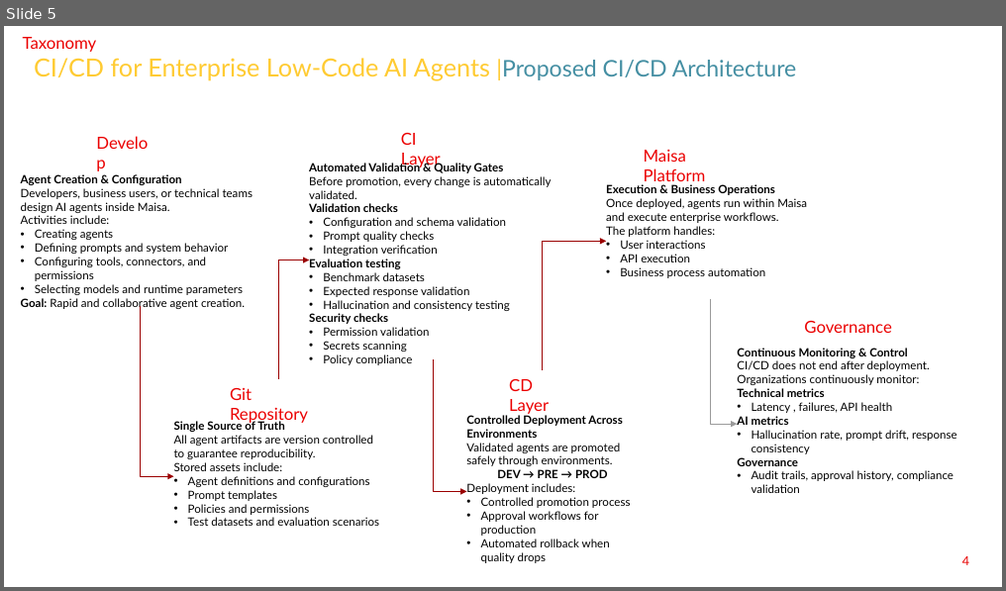
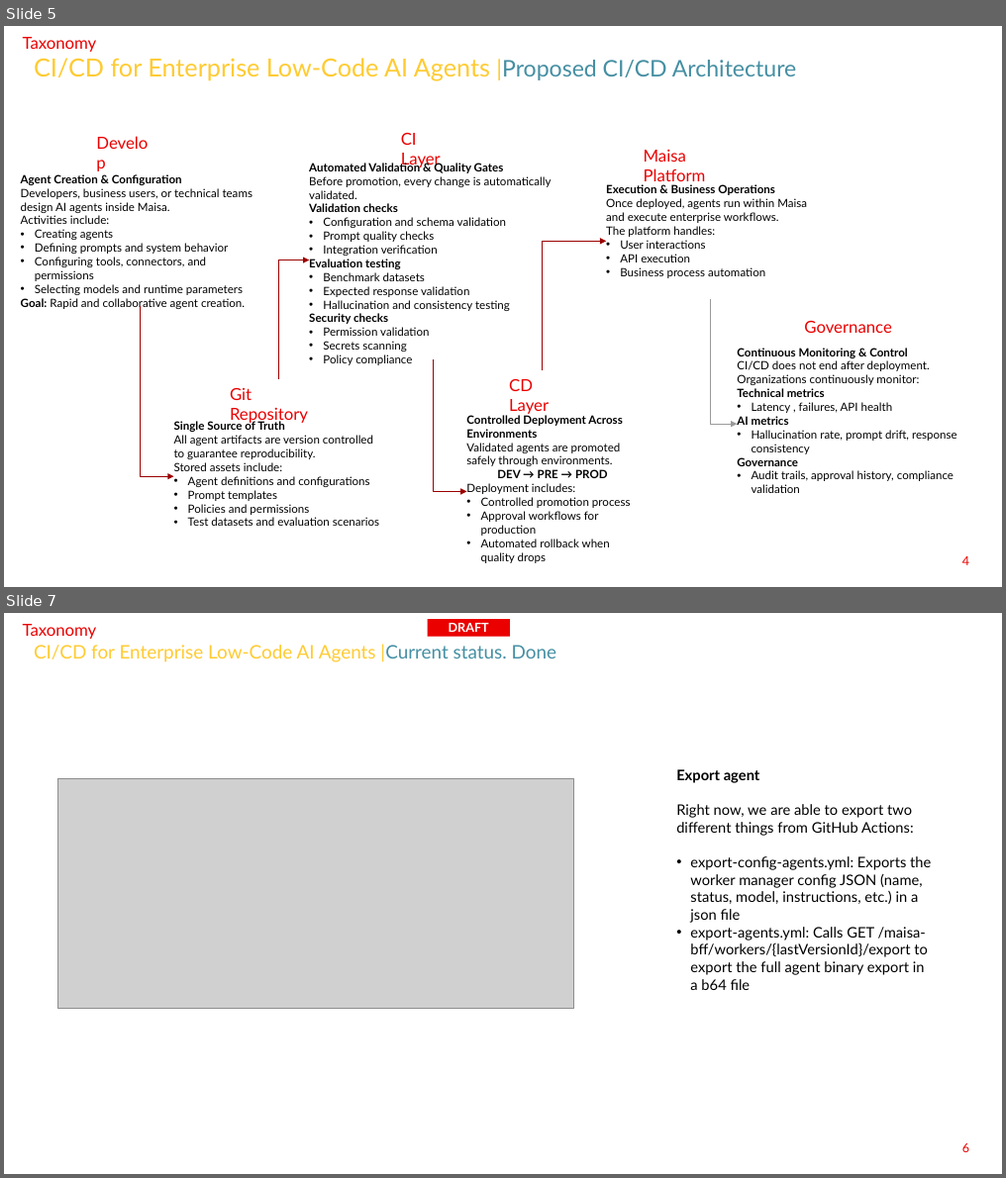
Before and after one commit to amanerog/template_santander_maisa, a slide deck: SAN - CICD.pptx. Shown one above the other, each under a label of ours: slide 5 before the commit, slides 5 and 7 after it; the slides between them are not shown. The pictures are 1006x591 and 1006x1178 pixels, drawn with LibreOffice and Linux fonts; fonts in the diff are those of the drawing; grey boxes stand for pictures; background and template pictures are left out. Boxes give left, top, right and bottom in pixels: in the first picture for what was removed or moved away, otherwise in the second. Text is boxed around its words. In the diff, an @@ line names an element or a change of style, - is before the commit and + after.

```diff
--- a/SAN - CICD.pptx
+++ b/SAN - CICD.pptx
@@ slide 7 added at (x1=4, y1=613, x2=1002, y2=1174), background #FFFFFF; not listed: 1 template element that a slide beside it also shows @@
@@ text added at (x1=23, y1=624, x2=97, y2=639), 16 pt, text #EB0000 @@
+Taxonomy
@@ rectangle added at (x1=428, y1=619, x2=510, y2=636), fill #EB0000, 12 pt, text #FFFFFF, bold @@
+DRAFT
@@ title added at (x1=34, y1=644, x2=556, y2=663), 18 pt, text #FFCB32 @@
+CI/CD for Enterprise Low-Code AI Agents |Current status. Done
@@ picture added at (x1=57, y1=778, x2=574, y2=1008) @@
@@ text added at (x1=676, y1=769, x2=931, y2=990), 14 pt, text #000000 @@
+Export agent
+Right now, we are able to export two different things from GitHub Actions:
+• export-config-agents.yml: Exports the worker manager config JSON (name, status, model, instructions, etc.) in a json file
+• export-agents.yml: Calls GET /maisa-bff/workers/{lastVersionId}/export to export the full agent binary export in a b64 file
```
Also in this commit, not shown: 1 other slide added.
